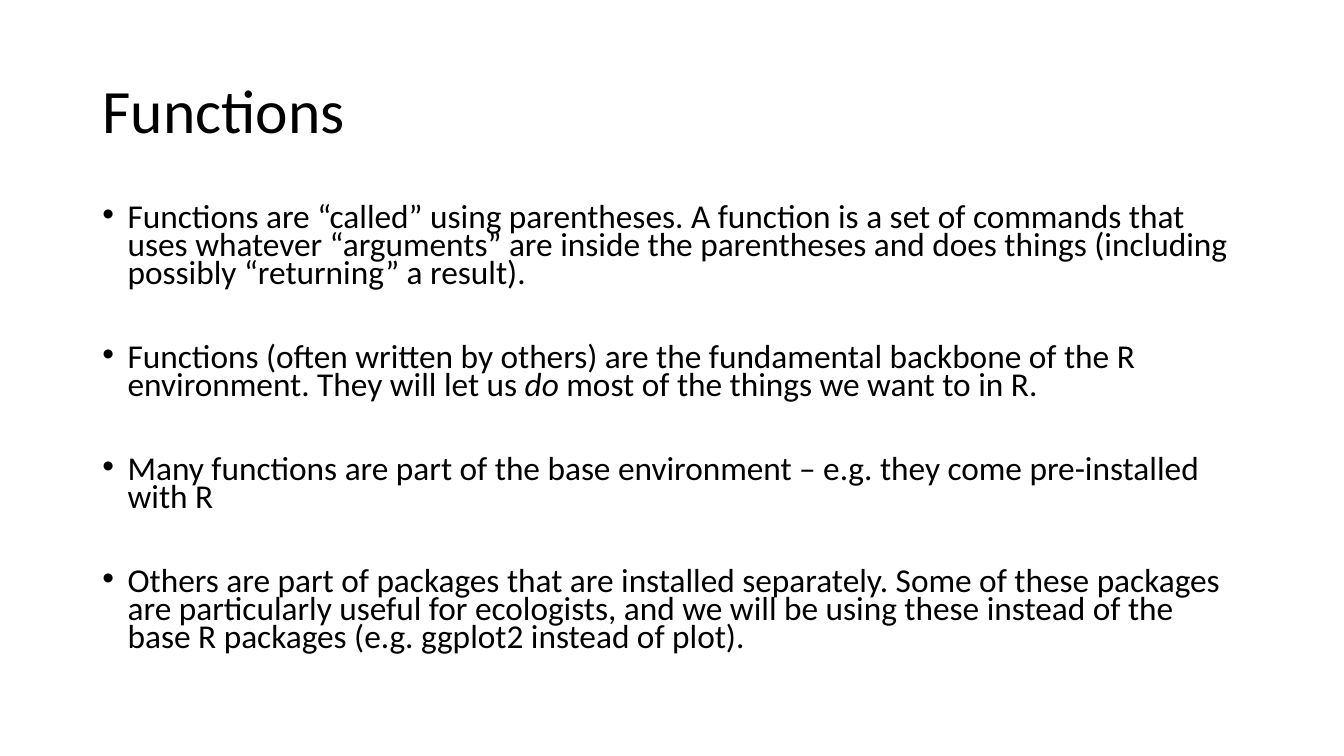
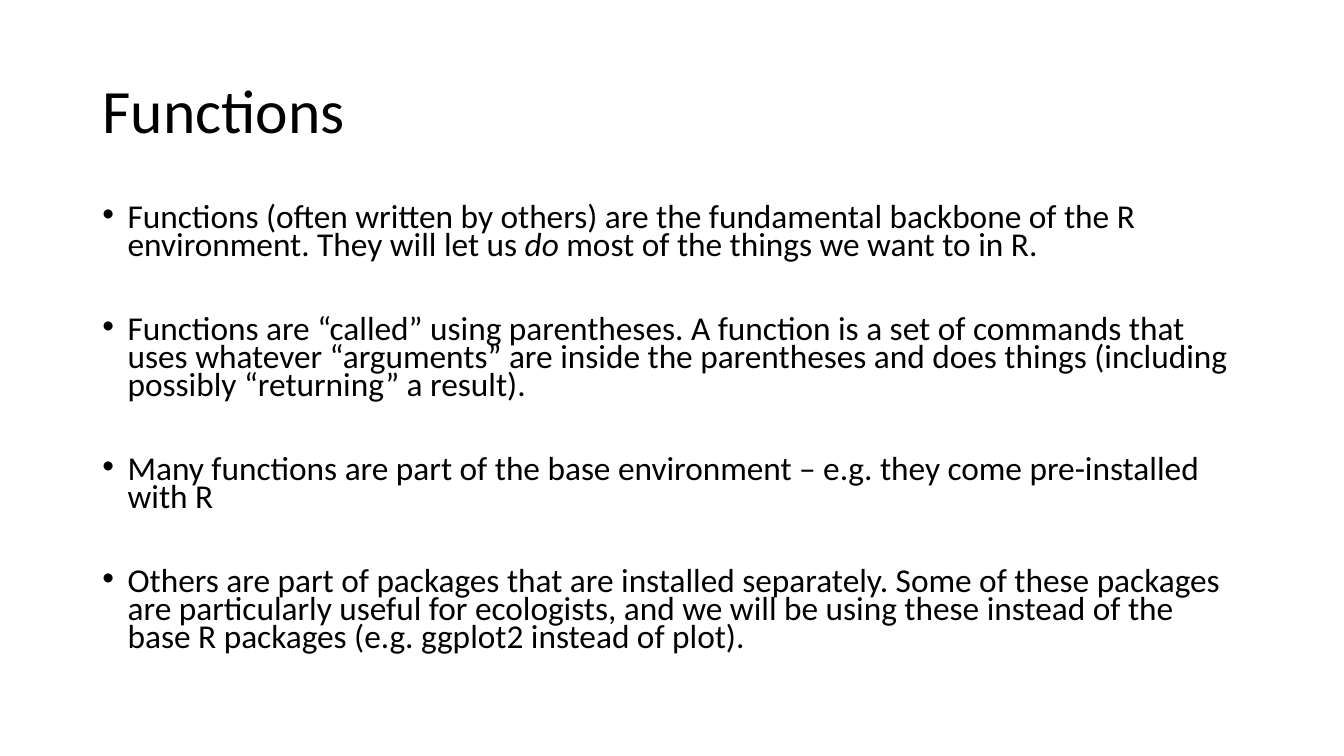
Before and after one commit to VTQuantMethodsEEB/ibrc_workshop, a slide deck: slide 12 of R_crash_course/kailing_ibrc_introR.pptx. Drawn at 1344x756 pixels with LibreOffice and Linux fonts; fonts in the diff are those of the drawing. Boxes give left, top, right and bottom in pixels: in the first picture for what was removed or moved away, otherwise in the second. Text is boxed around its words. In the diff, an @@ line names an element or a change of style, - is before the commit and + after.

```diff
--- a/R_crash_course/kailing_ibrc_introR.pptx
+++ b/R_crash_course/kailing_ibrc_introR.pptx
@@ text at box(128, 203, 1135, 262): paragraph added @@
+• Functions (often written by others) are the fundamental backbone of the R environment. They will let us do most of the things we want to in R.
@@ text at box(128, 343, 1135, 402): paragraph removed @@
-• Functions (often written by others) are the fundamental backbone of the R environment. They will let us do most of the things we want to in R.
```
Also in this commit, not shown: 5 other slides changed, 1 other file.
